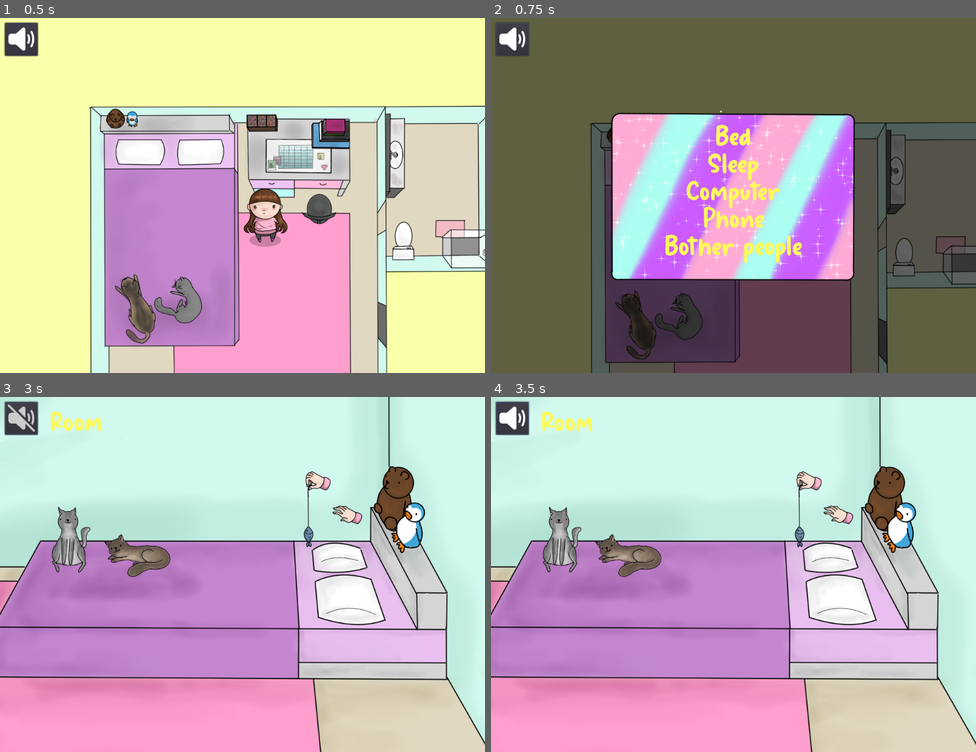
Above: before the commit, frames 1-4 (two rows, left to right).
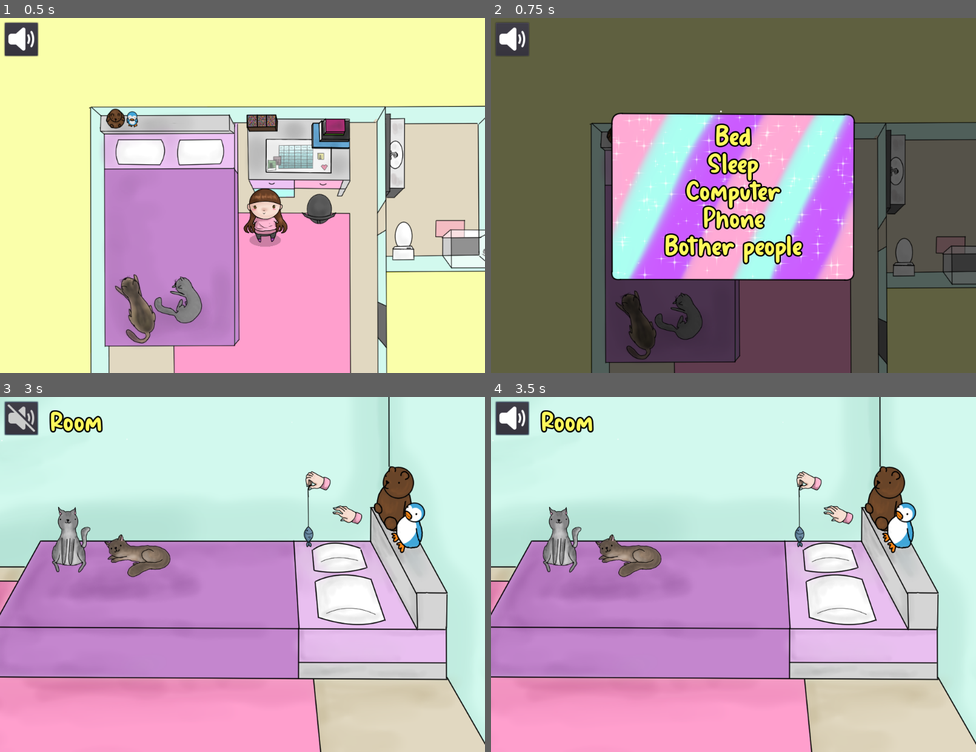
Above: after the commit, the same moments.

Repository: A-Walrus/Jessy
Game: Godot game, scene res://Scenes/World.tscn
Same seed, same stepped clock (60 frames per second), same inputs: the game is played once before the commit and once after it. Sound files missing from this copy of the repository are replaced by a short silence.
Inputs (mouse positions are in pixels of both pictures, inside the frame that each line leads up to):
- Up to frame 1 (0.5 s): no input
- Up to frame 2 (0.75 s): tap Enter (ui_accept) at 0.5 s; move the mouse to (660, 199) at 0.52 s; press the mouse at (660, 199) at 0.53 s
- Up to frame 3 (3 s): tap Enter (ui_accept) at 0.77 s; release the mouse at (169, 578) at 1.25 s; click "Sleep" at 1.25 s; click (19, 418) at 2 s; move the mouse to (160, 684) at 2.77 s; click (160, 684) at 2.85 s
- Up to frame 4 (3.5 s): tap Enter (ui_accept) at 3.02 s

Frame 1 is identical in both runs. In frame 2, 2.1% of the frame differs, in the area x 35-65%, y 29-70%; in frame 3, 0.3%; in frame 4, 0.3%.

Commit message:
Added Outline To Text Theme

Diff:
--- a/Jessy/goldie_boxing/f.tres
+++ b/Jessy/goldie_boxing/f.tres
@@ -5,4 +5,6 @@
 
 [resource]
 size = 60
+outline_size = 3
+outline_color = Color( 0, 0, 0, 1 )
 font_data = SubResource( 1 )
